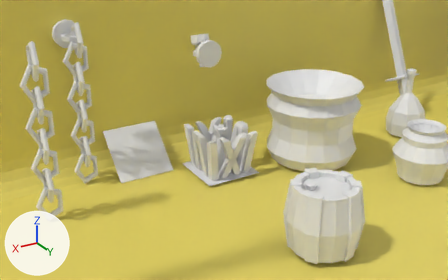
A saved change to the Blender file 3D/props+simulation.blend.
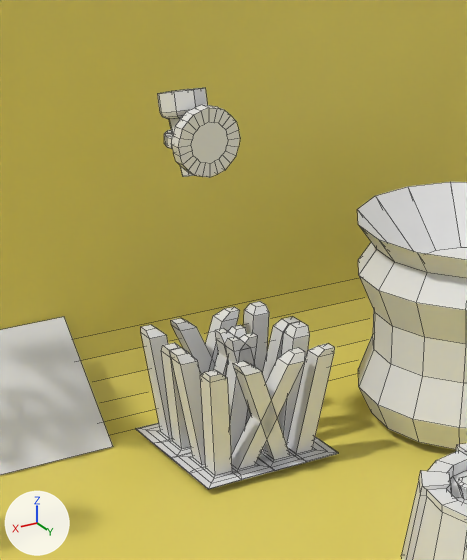
Old and new are each drawn from a camera (50 mm lens) standing at (27.21, 34.13, 27.08) and looking at (-0.11, -11.42, 4.3) and again close up on the part from 29% to 69% of the width and 0% to 76% of the height. Every picture has the same lights, and +X, +Y and +Z are marked at lower left. The close-ups show mesh edges as thin lines.

In view in the first close-up: 'Circle.003', 'Plane', 'Plane.001', 'barrel', 'spike', 'vase 1'.
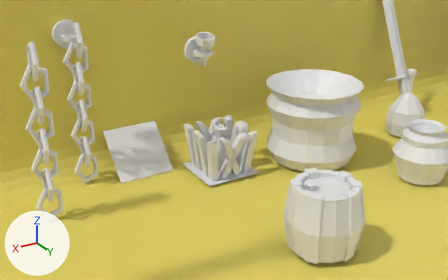
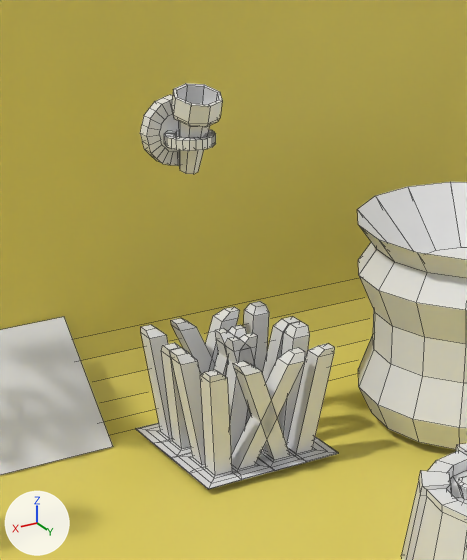
Where the change shows, as pixel boxes (x1, y1, x2, y2) in the close-ups (467 x 560 px):
```json
{"object": "Circle.003", "change": "turned", "before": [157, 88, 240, 177], "after": [140, 83, 222, 174]}
```

Edits to the scene script, one JSON object a line:
```json
{"op": "set", "path": "ob_circle_003.rotation_euler", "old": "(0.0, 0.0, 3.142)", "new": "(0.0, 0.0, 6.283)", "note": "degrees (0, 0, 180) -> degrees (0, 0, 360)"}
```
